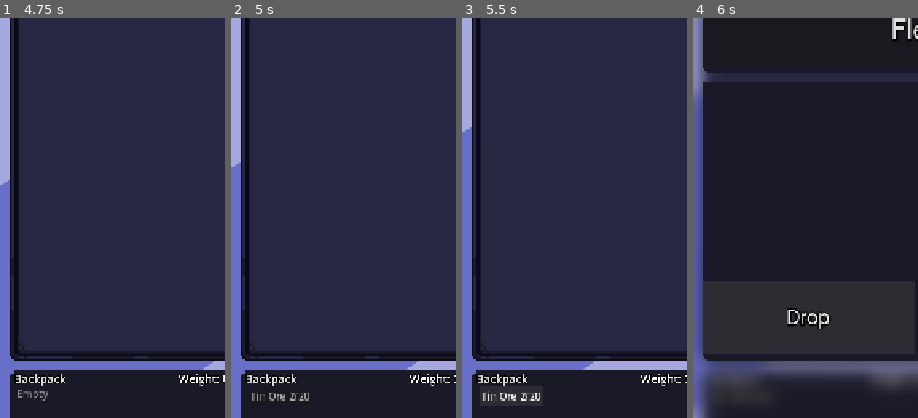
Above: before the commit, frames 1-4 (left to right).
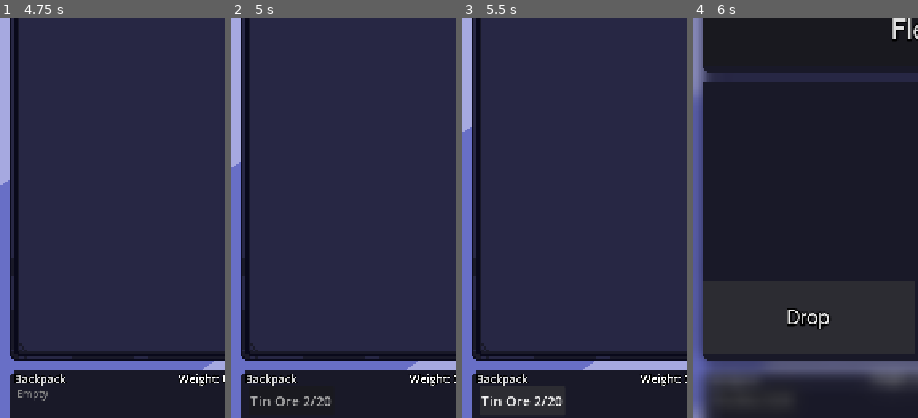
Above: after the commit, the same moments.

Repository: Nano95/project_RUNES
Game: Godot game, scene res://Scenes/Main.tscn
The game is run twice, just before and just after one commit, with the same random seed, the same clock (stepped at 60 frames per second) and the same inputs. The engine's default icon, where the game draws it, is replaced by a stand-in: a white triangle on a blue panel in a dark square.
Inputs (mouse positions are % of the whole screen's width and height, from its top left):
- Up to frame 1 (4.75 s): click "Choose Area" at 0.5 s; click "Outskirts" at 1.25 s; move the mouse to (72, 45) at 2.02 s; click (72, 45) at 2.17 s; drag from (30, 55) to (45, 70) at 2.77 s; move the mouse to (60, 28) at 3.52 s; click (60, 28) at 3.67 s; drag from (45, 70) to (20, 35) at 4.27 s
- Up to frame 2 (5 s): no input
- Up to frame 3 (5.5 s): click "Tin Ore 2/20" at 5 s
- Up to frame 4 (6 s): click "Drop" at 5.75 s
The pictures show only the part of the screen within x 0-50%, y 36-86%; the shares and areas given below are measured in that part.

Frame 1 is identical in both runs. In frame 2, 0.5% of the frame differs, in the area x 8-45%, y 93-97%; in frame 3, 0.6%; in frame 4, less than 0.1%.
Error in both runs: Invalid call. Nonexistent function 'removeFromInventory' in base 'Node (InventorySystem)'. (res://Scripts/ItemActionModal.gd:31)

Commit message:
Making text larger for mobile

Diff:
--- a/Scripts/BrewDisplay.gd
+++ b/Scripts/BrewDisplay.gd
@@ -75,6 +75,8 @@
 		btn.text = "%s x%d" % [entry["name"], available]
 		btn.disabled = available <= 0 or slotOrder.size() >= 3 and not currentCombo.has(entry["name"])
 		btn.add_theme_color_override("font_color", Color("#27ae60"))
+		btn.add_theme_font_size_override("font_size", 22)
+		btn.custom_minimum_size.y = 47
 		btn.size_flags_horizontal = Control.SIZE_SHRINK_CENTER
 		btn.pressed.connect(onIngredientPressed.bind(entry["name"]))
 		backpackFlow.add_child(btn)
--- a/Scripts/InventoryDisplay.gd
+++ b/Scripts/InventoryDisplay.gd
@@ -48,7 +48,9 @@
 		btn.size_flags_horizontal = Control.SIZE_SHRINK_CENTER
 		var color = getColorForType(entry["type"])
 		btn.add_theme_color_override("font_color", color)
-		if entry["type"] == "potion":
+		btn.add_theme_font_size_override("font_size", 22)
+		btn.custom_minimum_size.y = 47
+		if (entry["type"] == "potion"):
 			btn.button_up.connect(onItemButtonUp.bind(entry["name"], entry["type"]))
 		btn.button_down.connect(onItemButtonDown.bind(entry["name"]))
 		itemFlow.add_child(btn)
--- a/Scripts/Main.gd
+++ b/Scripts/Main.gd
@@ -1,10 +1,14 @@
 extends Control
 class_name MainNode
 
-@onready var game_controller:PackedScene = load("res://Scenes/GameController.tscn")
-@onready var game_ui:PackedScene = load("res://Scenes/GameUI.tscn")
-@onready var main_menu_ui:PackedScene = load("res://Scenes/MainMenu.tscn")
-@onready var focus_chamber:PackedScene = load("res://Scenes/FocusChamber.tscn")
+#@onready var game_controller:PackedScene = load("res://Scenes/GameController.tscn")
+@onready var game_controller
+#@onready var game_ui:PackedScene = load("res://Scenes/GameUI.tscn")
+@onready var game_ui
+#@onready var main_menu_ui:PackedScene = load("res://Scenes/MainMenu.tscn")
+@onready var main_menu_ui
+#@onready var focus_chamber:PackedScene = load("res://Scenes/FocusChamber.tscn")
+@onready var focus_chamber
 @onready var main_controller:PackedScene = load("res://Scenes/MainController.tscn")
 @export var reward_pop_up:PackedScene
 @export var info_pop_up:PackedScene
@@ -68,39 +72,39 @@
 			game_data.chests.append(chest)
 		save_game()
 
-func spawn_main_menu() -> void:
-	if (is_instance_valid(active_menu_ref)):
-		active_menu_ref.queue_free()
-	active_menu_ref = main_menu_ui.instantiate() as MainMenu
-	active_menu_ref.setup(self)
-	spawn_to_top_ui_layer(active_menu_ref)
-
-func spawn_game() -> void:
-	delete_all_top_ui_children()
-
-	if (is_instance_valid(game_ui_ref)):
-		game_ui_ref.queue_free()
-	game_ui_ref = game_ui.instantiate() as GameUI
-	game_ui_ref.setup(self)
-	spawn_to_top_ui_layer(game_ui_ref)
-
-	if (is_instance_valid(active_menu_ref)):
-		active_menu_ref.queue_free()
-	active_menu_ref = game_controller.instantiate() as GameController
-	active_menu_ref.setup(self, game_ui_ref)
-	spawn_to_mid_ui_layer(active_menu_ref)
-
-	game_ui_ref.setup_game_controller(active_menu_ref)
-	var colors = MonsterDatabase.monster_colors[battle_data["family"]]
-	set_background_colors(colors["col1"], colors["col2"])
-
-func spawn_focus_chamber(is_practice:bool, mode:String) -> void:
-	delete_all_top_ui_children()
-	if (is_instance_valid(active_menu_ref)):
-		active_menu_ref.queue_free()
-	active_menu_ref = focus_chamber.instantiate() as FocusChamber
-	active_menu_ref.setup(self, is_practice, mode)
-	spawn_to_top_ui_layer(active_menu_ref)
+#func spawn_main_menu() -> void:
+	#if (is_instance_valid(active_menu_ref)):
+		#active_menu_ref.queue_free()
+	#active_menu_ref = main_menu_ui.instantiate() as MainMenu
+	#active_menu_ref.setup(self)
+	#spawn_to_top_ui_layer(active_menu_ref)
+#
+#func spawn_game() -> void:
+	#delete_all_top_ui_children()
+	#
+	#if (is_instance_valid(game_ui_ref)):
+		#game_ui_ref.queue_free()
+	#game_ui_ref = game_ui.instantiate() as GameUI
+	#game_ui_ref.setup(self)
+	#spawn_to_top_ui_layer(game_ui_ref)
+	#
+	#if (is_instance_valid(active_menu_ref)):
+		#active_menu_ref.queue_free()
+	#active_menu_ref = game_controller.instantiate() as GameController
+	#active_menu_ref.setup(self, game_ui_ref)
+	#spawn_to_mid_ui_layer(active_menu_ref)
+	#
+	#game_ui_ref.setup_game_controller(active_menu_ref)
+	#var colors = MonsterDatabase.monster_colors[battle_data["family"]]
+	#set_background_colors(colors["col1"], colors["col2"])
+#
+#func spawn_focus_chamber(is_practice:bool, mode:String) -> void:
+	#delete_all_top_ui_children()
+	#if (is_instance_valid(active_menu_ref)):
+		#active_menu_ref.queue_free()
+	#active_menu_ref = focus_chamber.instantiate() as FocusChamber
+	#active_menu_ref.setup(self, is_practice, mode)
+	#spawn_to_top_ui_layer(active_menu_ref)
 
 func spawn_new_game() -> void:
 	active_menu_ref = main_controller.instantiate() as MainController
@@ -119,9 +123,9 @@
 	for child in $FRONT.get_children():
 		child.queue_free()
 
-func purchase_successful_update_ui() -> void:
-	if !(active_menu_ref is MainMenu): return
-	active_menu_ref.update_info_panel()
+#func purchase_successful_update_ui() -> void:
+	#if !(active_menu_ref is MainMenu): return
+	#active_menu_ref.update_info_panel()
 
 func set_background_colors(col1:Vector3, col2:Vector3) -> void:
 	shader_bg.material.set("shader_parameter/color_one", col1)
@@ -151,6 +155,7 @@
 			focus_out_notification()
 
 	elif (what == NOTIFICATION_WM_CLOSE_REQUEST):
+		onHardExit() # SAVE IN THIS FUNCTION
 		# calculates total time played - app closed
 		#latest_timestamp_player_focused_out = Time.get_unix_time_from_system()
 		#if (latest_timestamp_player_focused_in):
@@ -158,20 +163,48 @@
 				#var time_calculation = latest_timestamp_player_focused_out - latest_timestamp_player_focused_in
 				#player_data.total_time_played += int(time_calculation)
 
-		save_game()
 		get_tree().quit() # default behavior
-
+	elif (what == NOTIFICATION_CRASH):
+		onHardExit() # SAVE IN THIS FUNCTION
 
 func focus_in_notification() -> void:
 	print("===- Starting offline check from focus_in_notif")
 	check_offline_time_and_rewards()
+	onAppResumed()
 
 func focus_out_notification() -> void:
 	# calculates total time played - app on but out of focus
 	@warning_ignore("narrowing_conversion")
 	game_data.last_crafting_timestamp = Time.get_unix_time_from_system()
 	game_data.rested_data.last_logout_time = Time.get_unix_time_from_system()
-	save_game()
+	onAppPaused()
+
+func onAppPaused() -> void:
+	# Just stop ticks while in background
+	# State is preserved in memory
+	if (active_menu_ref is MainController):
+		active_menu_ref.tickTimer.stop()
+
+func onAppResumed() -> void:
+	# Resume ticks only if player was mid-run
+	if (active_menu_ref is not MainController):
+			return
+	if (game_data.inArea and not game_data.inCombat):
+		active_menu_ref.tickTimer.start()
+
+func onHardExit() -> void:
+	if game_data.inArea:
+		# Lose the run
+		game_data.inArea = false
+		game_data.currentArea = ""
+		game_data.eventCount = 0
+		game_data.gold = 0
+		game_data.backpack = []
+		game_data.currentWeight = 0.0
+		game_data.inCombat = false
+		game_data.isFleeing = false
+		game_data.fleeTicks = 0
+	get_tree().quit()
 
 func check_offline_time_and_rewards() -> void:
 	# gets most recent time to calculate total time played
@@ -180,28 +213,37 @@
 	var last:int = game_data.last_crafting_timestamp
 
 	# --- RESTED CHECK ---
-	check_rested_state()
-	print("- rested charges: ", game_data.rested_data.charges)
-	if (game_data.rested_data.charges > 0):
-		if (is_instance_valid(rested_popup)):
-			rested_popup.queue_free()
-		rested_popup = rested_panel_ref.instantiate()
-		rested_popup.setup(self)
-		spawn_to_top_ui_layer(rested_popup)
+	#check_rested_state()
+	#if (game_data.rested_data.charges > 0):
+		#if (is_instance_valid(rested_popup)):
+			#rested_popup.queue_free()
+		#rested_popup = rested_panel_ref.instantiate()
+		#rested_popup.setup(self)
+		#spawn_to_top_ui_layer(rested_popup)
 
 	if (last > 3):
-		Utils.update_crafting_speed()
+		#Utils.update_crafting_speed()
 		var elapsed:int = now - last
 		var info = info_pop_up.instantiate() as InfoPopup
 		spawn_to_top_ui_layer(info)
 		info.show_info(str("Gone: ", Utils.format_time(elapsed)))
-		var results = CraftingSystem.process_elapsed(game_data)
-		game_data.add_crafted_runes_by_name(results)
-		if (results.keys().size() > 0):
-			show_reward_popups(results)
-
-		if (active_menu_ref is MainMenu):
-			active_menu_ref.update_info_panel()
+
+		## NOW ADD to the HP without going above maxhp
+		var previousHp = game_data.hp
+		game_data.hp = min(game_data.maxHp, game_data.hp + elapsed)
+		var actualHealed = game_data.hp - previousHp
+		if (actualHealed > 0):
+			GameEvents.hpChanged.emit()
+			GameEvents.eventLogged.emit(
+				"You rested while away. Restored %d HP." % actualHealed, "town", false
+			)
+		#var results = CraftingSystem.process_elapsed(game_data)
+		#game_data.add_crafted_runes_by_name(results)
+		#if (results.keys().size() > 0):
+			#show_reward_popups(results)
+
+		#if (active_menu_ref is MainMenu):
+			#active_menu_ref.update_info_panel()
 	game_data.last_crafting_timestamp = now
 
 func show_reward_popups(results: Dictionary) -> void:
--- a/Scripts/StorageDisplay.gd
+++ b/Scripts/StorageDisplay.gd
@@ -143,9 +143,10 @@
 		btn.text = "C%d" % chest.id
 		if not chest.unlocked:
 			var cost = ChestSystem.UNLOCK_COSTS[chest.id - 1]
-			btn.text += "\n🔒 %dg" % cost
+			btn.text += "\n🔒\n %dg" % cost
 		btn.size_flags_horizontal = Control.SIZE_EXPAND_FILL
 		btn.toggle_mode = true
+		btn.add_theme_font_size_override("font_size", 30)
 		btn.pressed.connect(onChestSelected.bind(chest.id))
 		chestGrid.add_child(btn)
 
@@ -184,6 +185,8 @@
 	btn.size_flags_horizontal = Control.SIZE_SHRINK_CENTER
 	var newColor = _getColorForType(entry["type"])
 	btn.add_theme_color_override("font_color", newColor)
+	btn.add_theme_font_size_override("font_size", 22)
+	btn.custom_minimum_size.y = 50
 	btn.button_down.connect(onItemButtonDown.bind(entry["name"], source))
 	btn.button_up.connect(onItemButtonUp.bind(entry["name"], source))
 	return btn
